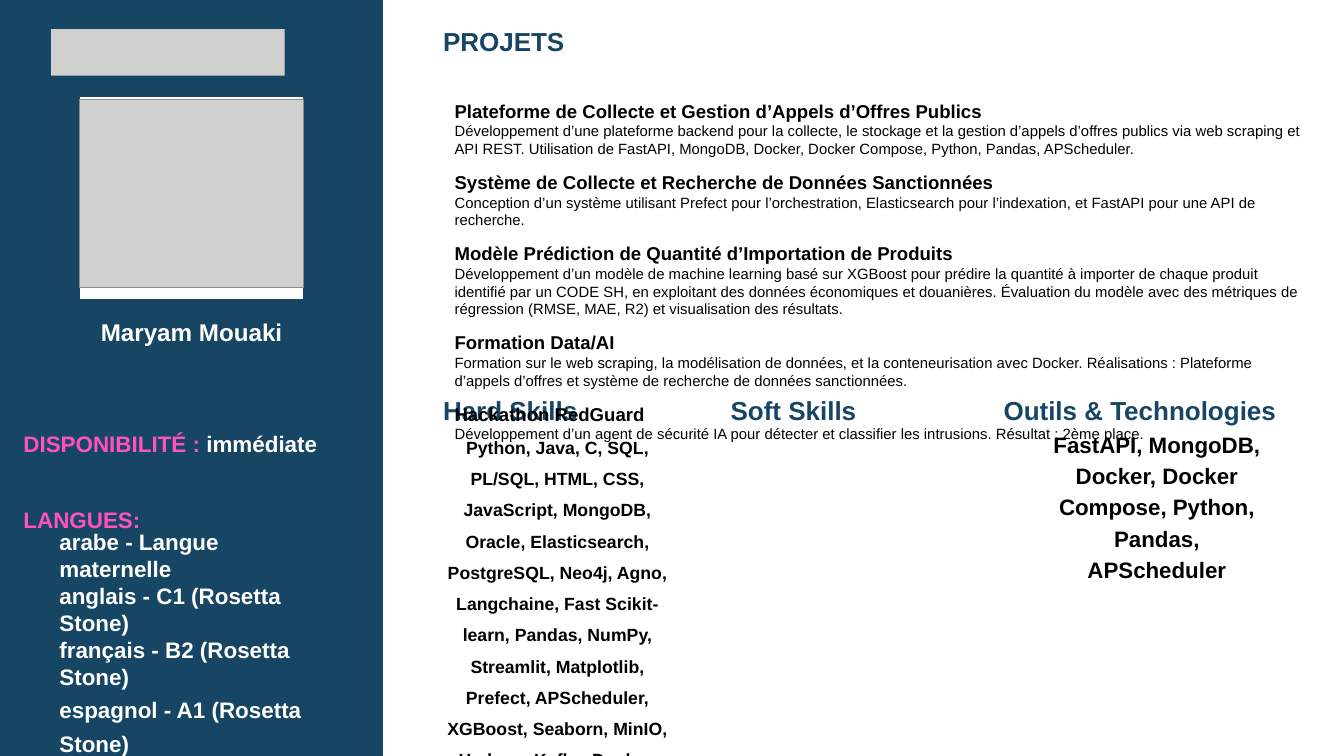
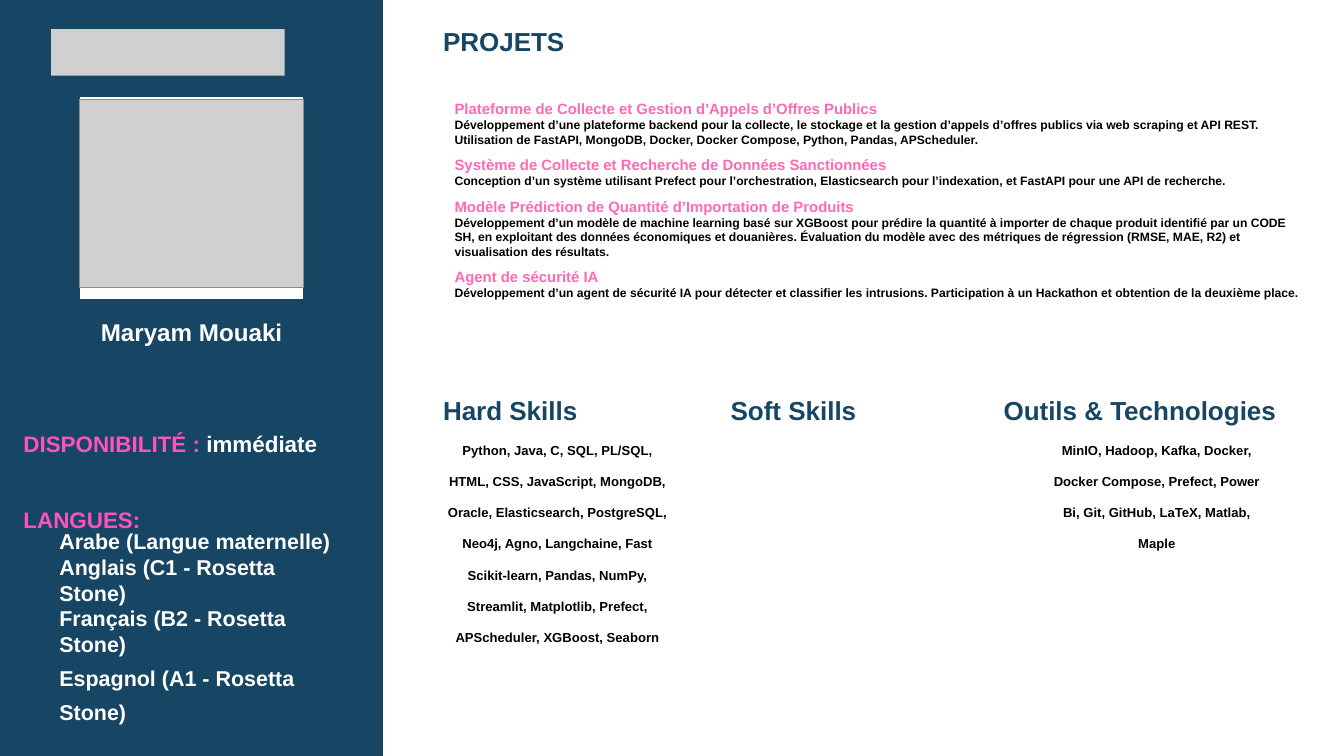
Before and after one commit to ayafarmati/AI-BioProfile, a slide deck: slide 1 of BioProfile_Generated.pptx. Drawn at 1344x756 pixels with LibreOffice and Linux fonts; fonts in the diff are those of the drawing; grey boxes stand for pictures. Boxes give left, top, right and bottom in pixels: in the first picture for what was removed or moved away, otherwise in the second. Text is boxed around its words. In the diff, an @@ line names an element or a change of style, - is before the commit and + after.

```diff
--- a/BioProfile_Generated.pptx
+++ b/BioProfile_Generated.pptx
@@ text at (455, 103, 1286, 256): size 19.9 to 16 pt, text colour #000000 to #FF69B4 in "Plateforme de Collecte et Gestion d’Appels d’Offres ...", "Système de Collecte et Recherche de Données ...", "Modèle Prédiction de Quantité d’Importation de Produits"; size 15.9 to 13 pt, bold on in "Développement d’une plateforme backend pour la collecte, ...", "Conception d’un système utilisant Prefect pour l’orchestrati ...", "Développement d’un modèle de machine learning basé ..." @@
@@ text at (455, 271, 1298, 300): text changed; size 15.9 to 13 pt; bold on @@
-Formation Data/AI
-Formation sur le web scraping, la modélisation de données, et la conteneurisation avec Docker. Réalisations : Plateforme d’appels d’offres et système de recherche de données sanctionnées.
-Hackathon RedGuard
-Développement d’un agent de sécurité IA pour détecter et classifier les intrusions. Résultat : 2ème place.
+Agent de sécurité IA
+Développement d’un agent de sécurité IA pour détecter et classifier les intrusions. Participation à un Hackathon et obtention de la deuxième place.
@@ text at (448, 445, 666, 644): text changed; size 18.9 to 14 pt @@
-Python, Java, C, SQL, PL/SQL, HTML, CSS, JavaScript, MongoDB, Oracle, Elasticsearch, PostgreSQL, Neo4j, Agno, Langchaine, Fast Scikit-learn, Pandas, NumPy, Streamlit, Matplotlib, Prefect, APScheduler, XGBoost, Seaborn, MinIO, Hadoop, Kafka, Docker, Docker Compose, Power Bi, Git, GitHub, LaTeX, Matlab, Maple
+Python, Java, C, SQL, PL/SQL, HTML, CSS, JavaScript, MongoDB, Oracle, Elasticsearch, PostgreSQL, Neo4j, Agno, Langchaine, Fast Scikit-learn, Pandas, NumPy, Streamlit, Matplotlib, Prefect, APScheduler, XGBoost, Seaborn
@@ text at (1054, 445, 1259, 551): text changed; size 23.9 to 14 pt @@
-FastAPI, MongoDB, Docker, Docker Compose, Python, Pandas, APScheduler
+MinIO, Hadoop, Kafka, Docker, Docker Compose, Prefect, Power Bi, Git, GitHub, LaTeX, Matlab, Maple
@@ text at (59, 533, 330, 691): text changed; size 24 to 23 pt @@
-arabe - Langue maternelle
-anglais - C1 (Rosetta Stone)
-français - B2 (Rosetta Stone)
-espagnol - A1 (Rosetta Stone)
+Arabe (Langue maternelle)
+Anglais (C1 - Rosetta Stone)
+Français (B2 - Rosetta Stone)
+Espagnol (A1 - Rosetta Stone)
```
Also in this commit, not shown: 4 other files.
